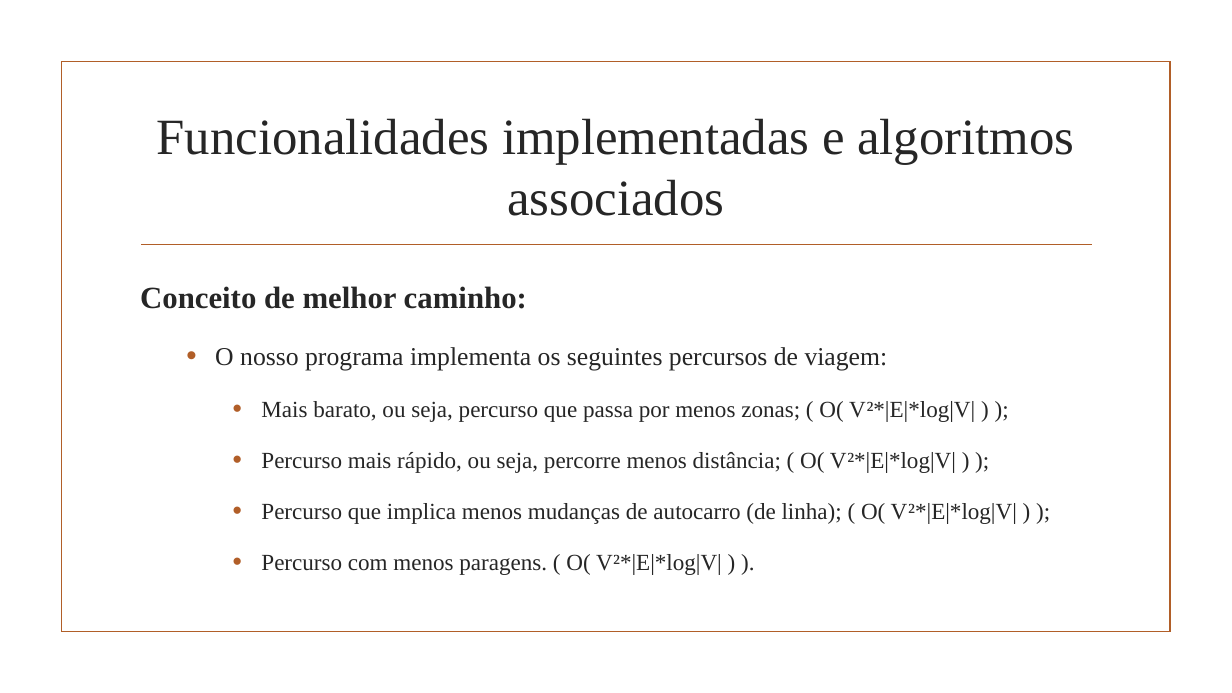
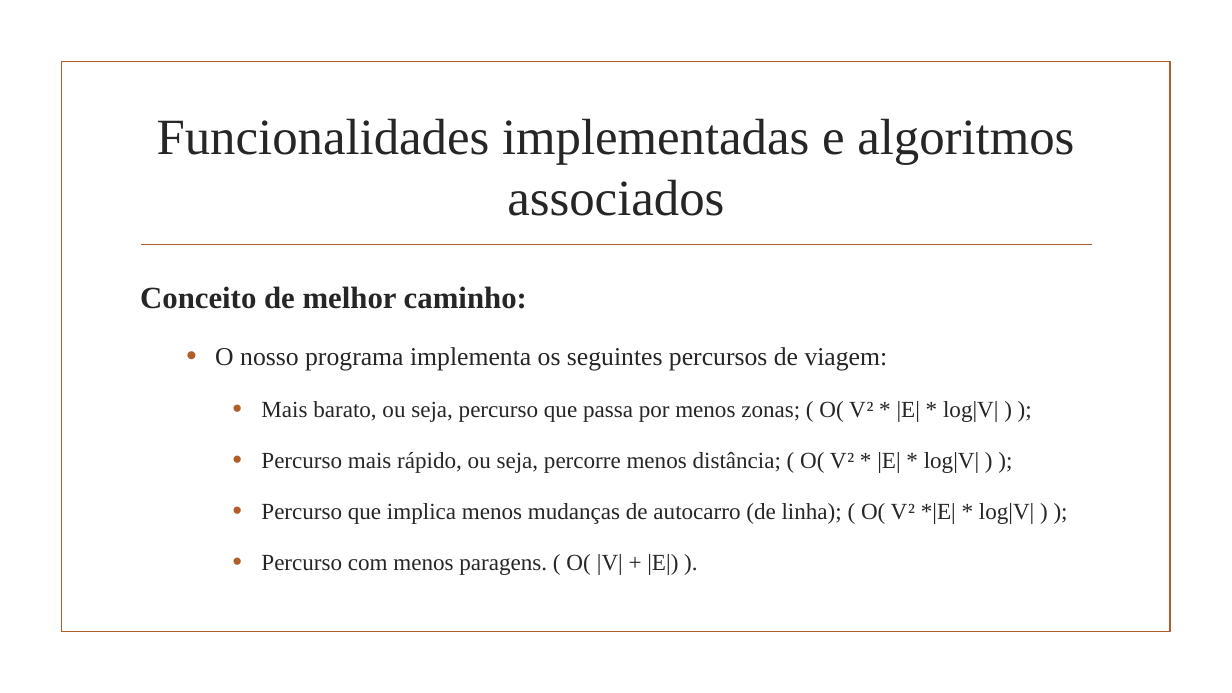
Before and after one commit to afs202005277/STCP-Pathfinder, a slide deck: slide 6 of Projeto2AED.pptx. Drawn at 1232x693 pixels with LibreOffice and Linux fonts; fonts in the diff are those of the drawing; background and template pictures are left out. Boxes give left, top, right and bottom in pixels: in the first picture for what was removed or moved away, otherwise in the second. Text is boxed around its words. In the diff, an @@ line names an element or a change of style, - is before the commit and + after.

Commit message:
Updated ppt

```diff
--- a/Projeto2AED.pptx
+++ b/Projeto2AED.pptx
@@ text at [261,401,1034,575]: text changed @@
-    • Mais barato, ou seja, percurso que passa por menos zonas; ( O( V²*|E|*log|V| ) );
-    • Percurso mais rápido, ou seja, percorre menos distância; ( O( V²*|E|*log|V| ) );
-    • Percurso que implica menos mudanças de autocarro (de linha); ( O( V²*|E|*log|V| ) );
-    • Percurso com menos paragens. ( O( V²*|E|*log|V| ) ).
+    • Mais barato, ou seja, percurso que passa por menos zonas; ( O( V² * |E| * log|V| ) );
+    • Percurso mais rápido, ou seja, percorre menos distância; ( O( V² * |E| * log|V| ) );
+    • Percurso que implica menos mudanças de autocarro (de linha); ( O( V² *|E| * log|V| ) );
+    • Percurso com menos paragens. ( O( |V| + |E|) ).
```
Also in this commit, not shown: 2 other slides changed, 1 slide removed, 1 other file.
